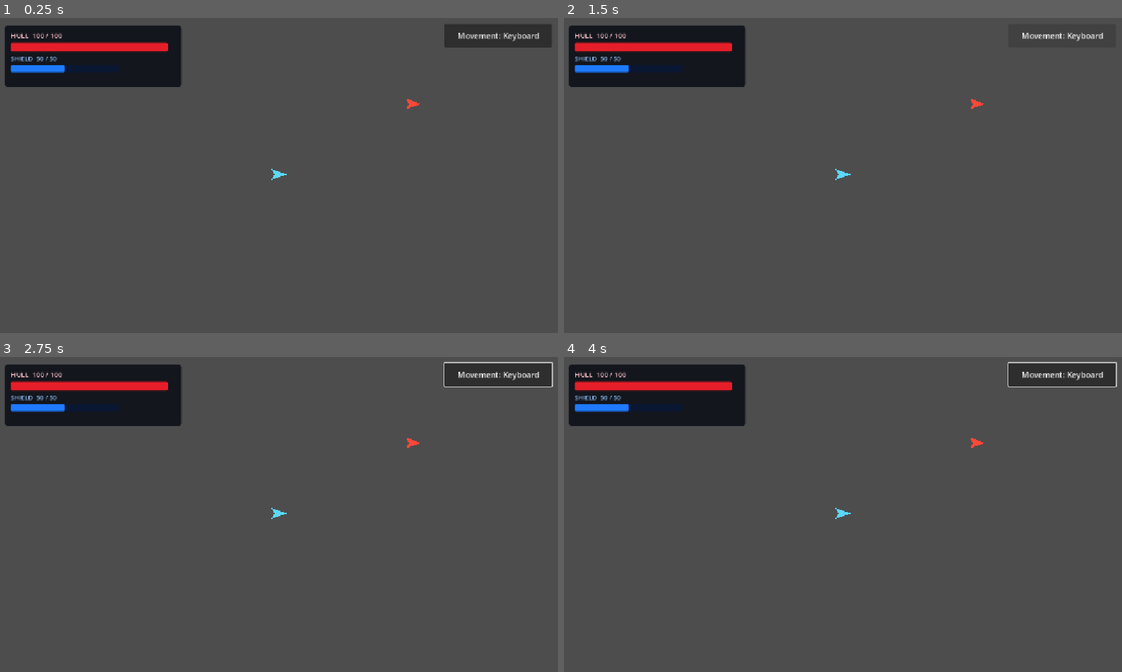
Above: before the commit, frames 1-4 (two rows, left to right).
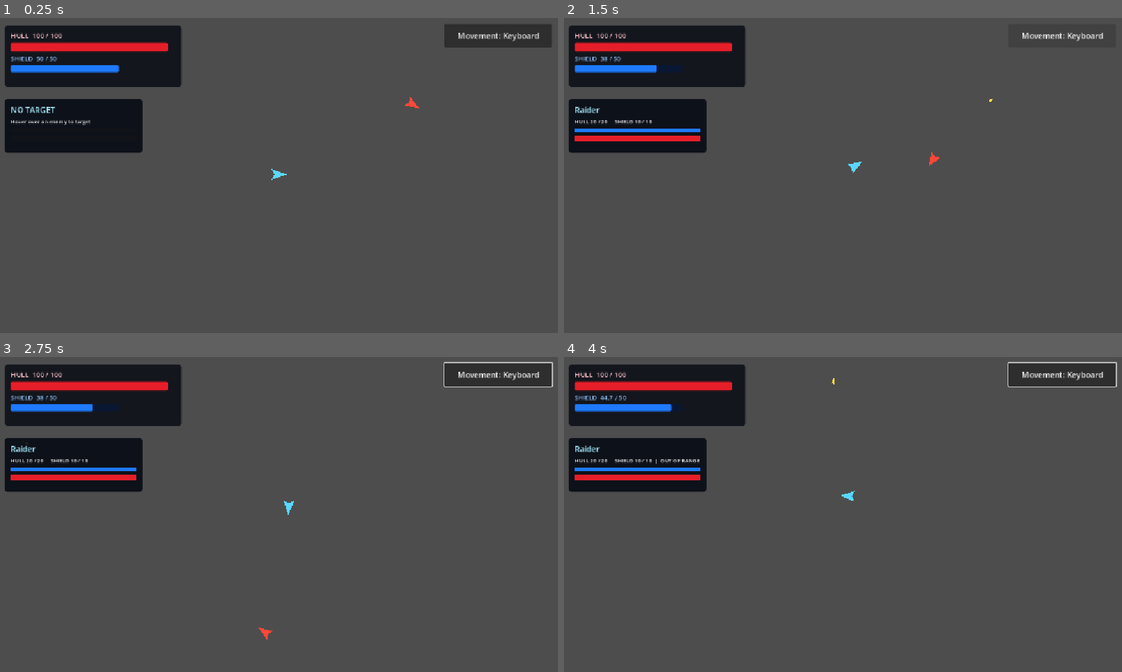
Above: after the commit, the same moments.

Repository: Bbran4/SpaceDelivery
Game: Godot game, scene res://scenes/tests/hud_test.tscn
Same seed, same stepped clock (60 frames per second), same inputs: the game is played once before the commit and once after it.
Inputs (mouse positions are in pixels of both pictures, inside the frame that each line leads up to):
- Up to frame 1 (0.25 s): no input
- Up to frame 2 (1.5 s): click "Movement: Keyboard" at 0.5 s; click "Movement: Keyboard" (after the commit: "Movement: Mouse") at 1.25 s
- Up to frame 3 (2.75 s): move the mouse to (401, 498) at 2.02 s; hold D (right) from 2.03 s (still down); hold Tab from 2.03 s (still down)
- Up to frame 4 (4 s): move the mouse to (725, 530) at 2.77 s; release D (right) at 2.78 s; release Tab at 2.78 s; hold S (down) 2.78-3.53 s; tap Tab at 2.85 s; move the mouse to (898, 445) at 3.52 s; hold D (right) from 3.53 s (still down); hold Tab from 3.53 s (still down)

The runs differ from the first frame. In frame 1, 4.4% of the frame differs, in the area x 0-76%, y 14-43%; in frame 2, 4.5%; in frame 3, 4.5%; in frame 4, 4.5%, in the area x 0-76%, y 6-52%.
Error before the commit: Parse Error: Function "_cycle_target()" not found in base self. (res://scripts/player_controller.gd:60)

Commit message:
Restore missing controller methods and fix target HUD state

Diff:
--- a/scripts/player_controller.gd
+++ b/scripts/player_controller.gd
@@ -29,9 +29,13 @@
 @export_range(10.0, 100.0, 1.0) var keyboard_reticle_radius: float = 32.0
 
 var movement_mode: MovementMode = MovementMode.KEYBOARD
+## Active weapon target. In keyboard mode this is cleared when the cursor leaves an enemy.
 var current_target: Ship
+## HUD target persists until it is destroyed or another enemy is selected.
+var hud_target: Ship
 var _reticle: TargetReticle
 var _cycled_target: Ship
+var _tab_was_pressed: bool = false
 
 
 func _ready() -> void:
@@ -42,9 +46,9 @@
 	if target_reticle_scene != null and get_tree().current_scene != null:
 		_reticle = target_reticle_scene.instantiate() as TargetReticle
 		if _reticle != null:
-			get_tree().current_scene.add_child.call_deferred(_reticle)
 			_reticle.player_ship = ship
 			_reticle.target_radius = mouse_target_radius
+			get_tree().current_scene.add_child.call_deferred(_reticle)
 
 	if target_hud_scene != null and get_tree().current_scene != null:
 		var target_hud: Node = target_hud_scene.instantiate()
@@ -54,6 +58,7 @@
 func _process(_delta: float) -> void:
 	if ship == null or ship.is_destroyed:
 		return
+
 	_update_targeting()
 	if movement_mode == MovementMode.MOUSE and Input.is_key_pressed(KEY_TAB):
 		if not _tab_was_pressed:
@@ -61,9 +66,6 @@
 		_tab_was_pressed = true
 	else:
 		_tab_was_pressed = false
-
-
-var _tab_was_pressed: bool = false
 
 
 func _physics_process(_delta: float) -> void:
@@ -93,29 +95,133 @@
 	if not is_instance_valid(new_target) or new_target.is_destroyed or not new_target.is_inside_tree():
 		new_target = null
 
-	# The keyboard-mode weapon target is only active while the cursor is over an
-	# enemy, but the HUD keeps the last selected enemy until it dies or changes.
 	if new_target != null:
-		if new_target != current_target:
-			current_target = new_target
-			target_changed.emit(current_target)
+		current_target = new_target
+		if hud_target != new_target:
+			hud_target = new_target
+			target_changed.emit(hud_target)
 	elif movement_mode == MovementMode.MOUSE:
-		if is_instance_valid(current_target) or current_target != null:
-			current_target = null
-			target_changed.emit(null)
-	else:
 		current_target = null
-
-	if current_target != null and not is_instance_valid(current_target):
+		hud_target = null
+		target_changed.emit(null)
+	else:
+		# Keep the HUD selection, but stop firing when the mouse leaves an enemy.
 		current_target = null
-		if movement_mode == MovementMode.MOUSE:
-			target_changed.emit(null)
-	elif is_instance_valid(current_target) and (current_target.is_destroyed or not current_target.is_inside_tree()):
-		current_target = null
-		if movement_mode == MovementMode.MOUSE:
-			target_changed.emit(null)
+
+	if hud_target != null and (
+		not is_instance_valid(hud_target)
+		or hud_target.is_destroyed
+		or not hud_target.is_inside_tree()
+	):
+		hud_target = null
+		target_changed.emit(null)
 
 	if is_instance_valid(_reticle):
 		_reticle.follow_mouse = movement_mode == MovementMode.KEYBOARD
 		_reticle.target = current_target if movement_mode == MovementMode.MOUSE and is_instance_valid(current_target) else null
 		_reticle.ring_radius = keyboard_reticle_radius if movement_mode == MovementMode.KEYBOARD else 18.0
+
+
+func _find_nearest_enemy_in_range() -> Ship:
+	var nearest: Ship
+	var nearest_distance: float = _get_player_weapon_range()
+	for node: Node in get_tree().get_nodes_in_group("enemy"):
+		var enemy: Ship = node as Ship
+		if enemy == null or enemy.is_destroyed or not enemy.is_inside_tree():
+			continue
+		var distance: float = ship.global_position.distance_to(enemy.global_position)
+		if distance <= nearest_distance:
+			nearest_distance = distance
+			nearest = enemy
+	return nearest
+
+
+func _find_enemy_under_mouse() -> Ship:
+	var mouse_position: Vector2 = ship.get_global_mouse_position()
+	for node: Node in get_tree().get_nodes_in_group("enemy"):
+		var enemy: Ship = node as Ship
+		if enemy == null or enemy.is_destroyed or not enemy.is_inside_tree():
+			continue
+		if mouse_position.distance_to(enemy.global_position) <= mouse_target_radius:
+			return enemy
+	return null
+
+
+func _get_player_weapon_range() -> float:
+	var maximum_range: float = 300.0
+	for weapon_node: Node in ship.weapon_instances:
+		var weapon: ShipWeapon = weapon_node as ShipWeapon
+		if weapon != null and weapon.weapon_data != null:
+			maximum_range = maxf(maximum_range, weapon.weapon_data.range)
+	return maximum_range
+
+
+func _cycle_target() -> void:
+	var enemies: Array[Ship] = []
+	for node: Node in get_tree().get_nodes_in_group("enemy"):
+		var enemy: Ship = node as Ship
+		if enemy != null and not enemy.is_destroyed and enemy.is_inside_tree() and ship.global_position.distance_to(enemy.global_position) <= _get_player_weapon_range():
+			enemies.append(enemy)
+
+	if enemies.is_empty():
+		_cycled_target = null
+		return
+
+	enemies.sort_custom(func(a: Ship, b: Ship) -> bool:
+		return ship.global_position.distance_to(a.global_position) < ship.global_position.distance_to(b.global_position)
+	)
+	var current_index: int = enemies.find(current_target)
+	_cycled_target = enemies[(current_index + 1) % enemies.size()]
+
+
+func _process_keyboard_movement() -> void:
+	var turn_input: float = Input.get_axis(turn_left_action, turn_right_action)
+	var thrust_input: float = Input.get_axis(thrust_reverse_action, thrust_forward_action)
+	var movement_direction: Vector2 = Vector2.ZERO
+
+	if not is_zero_approx(thrust_input):
+		movement_direction = Vector2.RIGHT.rotated(ship.rotation) * thrust_input
+
+	ship.set_movement_input(movement_direction, turn_input)
+
+
+func _process_mouse_movement() -> void:
+	var mouse_position: Vector2 = ship.get_global_mouse_position()
+	var to_mouse: Vector2 = mouse_position - ship.global_position
+	var distance_to_mouse: float = to_mouse.length()
+	var movement_direction: Vector2 = Vector2.ZERO
+	var turn_input: float = 0.0
+
+	if not to_mouse.is_zero_approx():
+		var angle_difference: float = wrapf(to_mouse.angle() - ship.global_rotation, -PI, PI)
+		var full_turn_angle: float = deg_to_rad(maxf(ship.turn_rate, 1.0))
+		turn_input = clampf(angle_difference / full_turn_angle, -1.0, 1.0)
+
+		var direction_to_mouse: Vector2 = to_mouse / distance_to_mouse
+		var distance_outside_stop_zone: float = maxf(distance_to_mouse - mouse_stop_distance, 0.0)
+		var desired_speed: float = 0.0
+		if ship.acceleration > 0.0:
+			desired_speed = minf(
+				ship.movement_speed,
+				sqrt(2.0 * ship.acceleration * distance_outside_stop_zone)
+			)
+
+		var desired_velocity: Vector2 = direction_to_mouse * desired_speed
+		var velocity_error: Vector2 = desired_velocity - ship.velocity
+		var response_acceleration: float = maxf(
+			ship.acceleration * mouse_velocity_response_time,
+			1.0
+		)
+		movement_direction = (velocity_error / response_acceleration).limit_length(1.0)
+
+	ship.set_movement_input(movement_direction, turn_input, mouse_turn_rate_multiplier)
+
+
+func toggle_movement_mode() -> void:
+	if movement_mode == MovementMode.KEYBOARD:
+		movement_mode = MovementMode.MOUSE
+	else:
+		movement_mode = MovementMode.KEYBOARD
+	_cycled_target = null
+	_update_targeting()
+	movement_mode_changed.emit(movement_mode)
